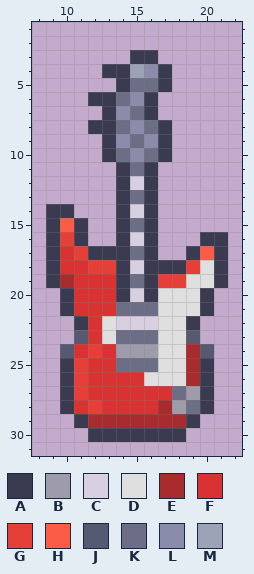
Pixel-art sprite -- resources/items/electric_guitar/item.png. The first picture shows the starting point.
The file is 32x32 pixels. Shown: x 8..22, y 1..31.
Palette (. is transparent): A #3a3a50  B #9e9baa  C #d8d0e0  D #dfdfdf  E #a82b2d  F #d93232  G #e63f38  H #fc5c46  J #565972  K #6c6e85  L #8b8bab  M #9da3b7
Pixels before, first column x 9:
 3 ......AA.....
 4 ....AAMLA....
 5 .....AKKA....
 6 ...AAKLA.....
 7 ....ALKA.....
 8 ...AAKLKA....
 9 ....ALKLA....
10 ....AKLKA....
11 .....AKA.....
12 .....ACA.....
13 .....AKA.....
14 AA...ACA.....
15 AHA..AKA.....
16 AGA..ACA...AA
17 AFGAAAKA..AHA
18 AFFGGACAAAGDA
19 AEFFFAKAGGDDA
20 .AFFFACADDDA.
21 .AFFFKKKDDDA.
22 ..AFDCCCDDA..
23 ..JFDKKKDDJ..
24 .JFGFBBBDDEJ.
25 .AGFFKKKDDEA.
26 .AGFFFFDDDEA.
27 .AGFFFFFFKBA.
28 .AFGFFFFEBKA.
29 ..AEEEEEEEA..
30 ...AAAAAAA...
The same view after the edit:
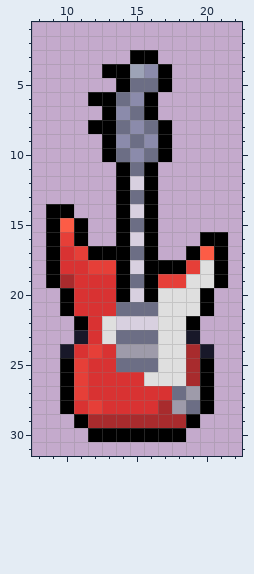
The exact change:
Colour A changes from #3a3a50 to #000000.
Colour J changes from #565972 to #181829.
Boxes around the changes in both pictures, in picture pixels (x1, y1, x2, y2):
changed: (46, 50, 228, 442)
